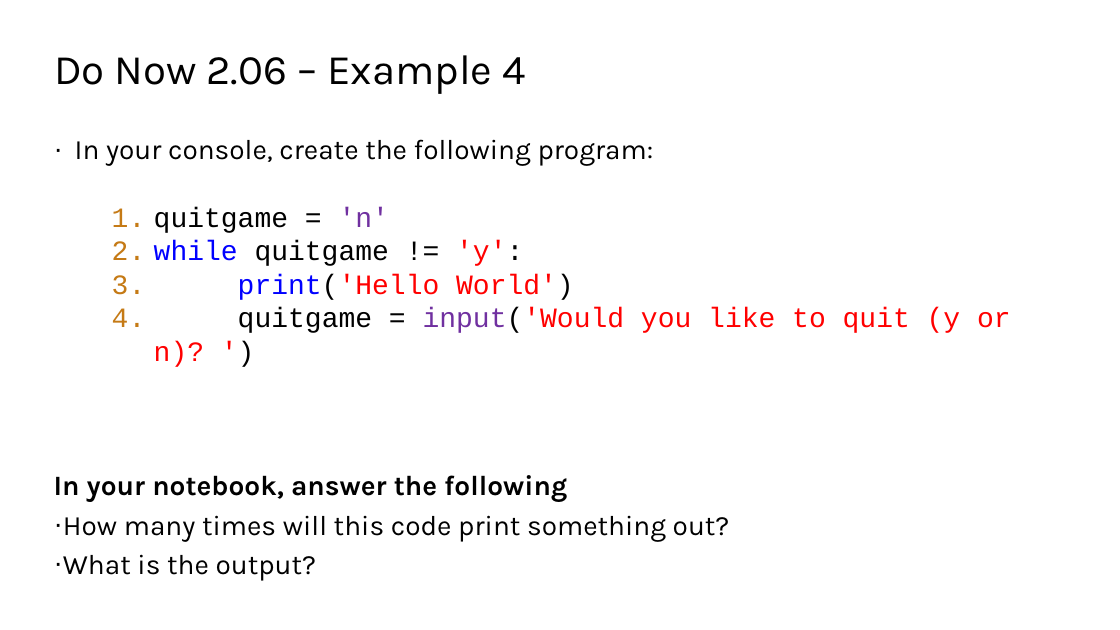
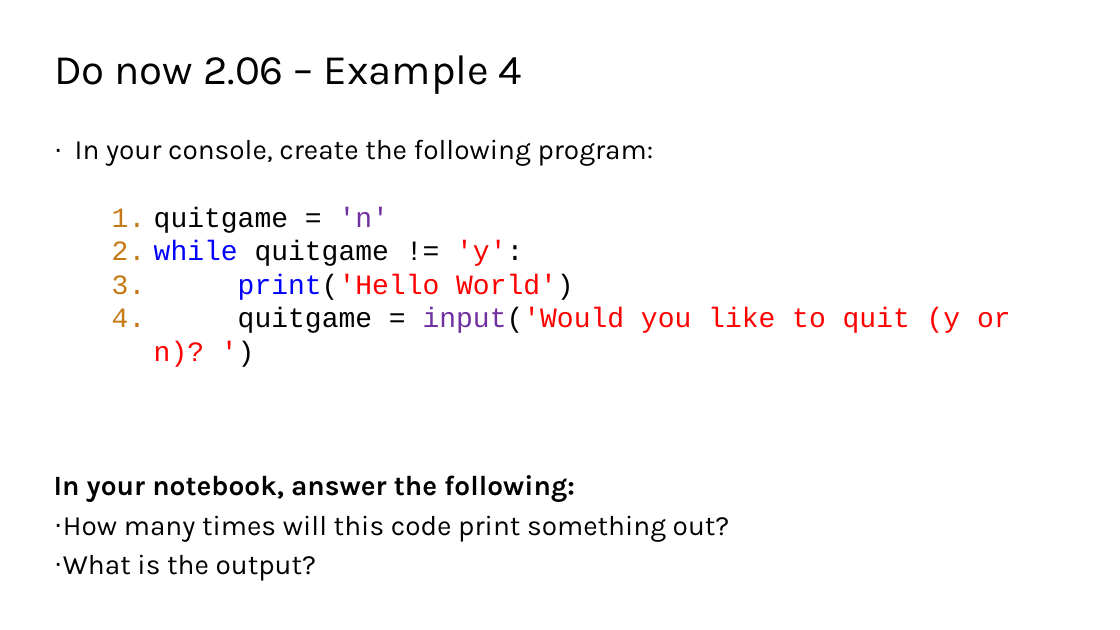
Before and after one commit to TEALSK12/2nd-semester-introduction-to-computer-science, a slide deck: slide 7 of units/2_unit/slidedecks/Intro Python 2.06 TEALS.pptx. Drawn at 1120x630 pixels with LibreOffice and Linux fonts; fonts in the diff are those of the drawing; background and template pictures are left out. Boxes give left, top, right and bottom in pixels: in the first picture for what was removed or moved away, otherwise in the second. Text is boxed around its words. In the diff, an @@ line names an element or a change of style, - is before the commit and + after.

```diff
--- a/units/2_unit/slidedecks/Intro Python 2.06 TEALS.pptx
+++ b/units/2_unit/slidedecks/Intro Python 2.06 TEALS.pptx
@@ title at (54, 55, 522, 94): text changed @@
-Do Now 2.06 – Example 4
+Do now 2.06 – Example 4
@@ text at (54, 475, 575, 502): text changed @@
-In your notebook, answer the following
+In your notebook, answer the following:
```
Also in this commit, not shown: 9 other slides changed.
